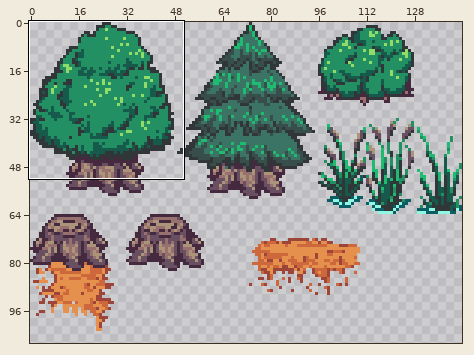
Sprite sheet: Arch-enemies/assets/art/objects/overworld_natural_environment_objects.png. Above: a wide view before the commit, with the close-up outlined.
Close-up. The starting point:
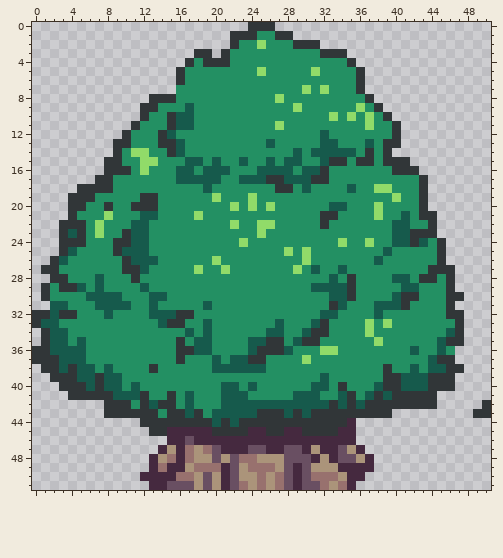
The file is 144x134 pixels. Colours within 5 levels of each other are drawn and written as one. Shown: x 0..50, y 0..51. The wide view leaves out empty margins.
After the commit:
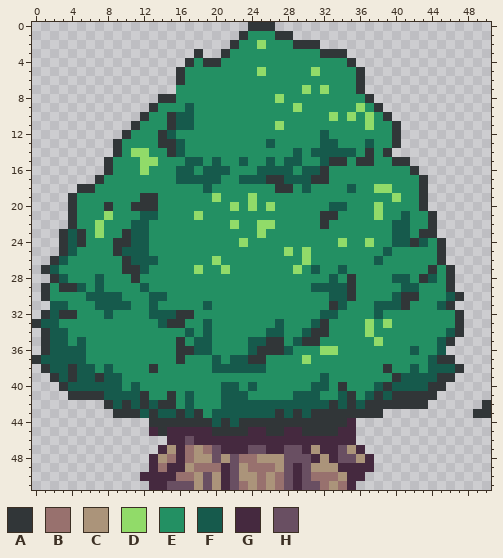
Palette (. is transparent): A #313638  B #98716e  C #ab947a  D #91db69  E #239063  F #165a4c  G #45293f  H #694f62
What changed:
y 1: x 22 A -> .; x 24 A -> E
y 3: x 19 A -> .
y 4: x 21 A -> E
y 8: x 13 A -> .
y 9: x 12 A -> .
y 13: x 10 A -> E; x 39 A -> E
y 15: x 9 A -> E; x 39 A -> E
y 16: x 9..10 AA -> EE; x 40..41 AA -> EE
y 17: x 8 A -> E
y 18: x 7..8 AA -> EE
y 19: x 5..6 AA -> EE
y 20: x 5 A -> E
y 21: x 43 A -> E
y 22: x 3 A -> .; x 5 A -> E
y 23: x 42 A -> E
y 24: x 4 A -> F
y 27: x 2 A -> F; x 45 A -> E
y 28: x 3 A -> F; x 44 A -> F
y 30: x 46 A -> F
y 31: x 45 E -> F
y 32: x 0 A -> .; x 46 A -> E
y 35: x 47 A -> .
y 36: x 0 A -> .; x 46 E -> .
y 37: x 1..2 AA -> FF
y 38: x 2 A -> F; x 46 A -> F
y 39: x 3 A -> F; x 39 A -> E; x 44 A -> F
y 40: x 4..5 AA -> FF; x 7 A -> F; x 40 A -> F; x 46 A -> .
y 41: x 8 A -> F
y 42: x 9 A -> F; x 11 E -> F; x 44 A -> .
y 43: x 8 A -> .; x 12 A -> F; x 14..15 EA -> FF; x 25..26 AA -> FF; x 39 A -> .
y 44: x 12 A -> .
y 45: x 13 A -> G
Boxes around the changes in both close-ups, in picture pixels (x1, y1, x2, y2):
changed: (203, 31, 257, 67)
changed: (32, 94, 158, 319)
changed: (383, 139, 410, 175)
changed: (410, 211, 428, 238)
changed: (383, 265, 464, 418)
changed: (32, 346, 176, 436)
changed: (257, 409, 275, 418)
